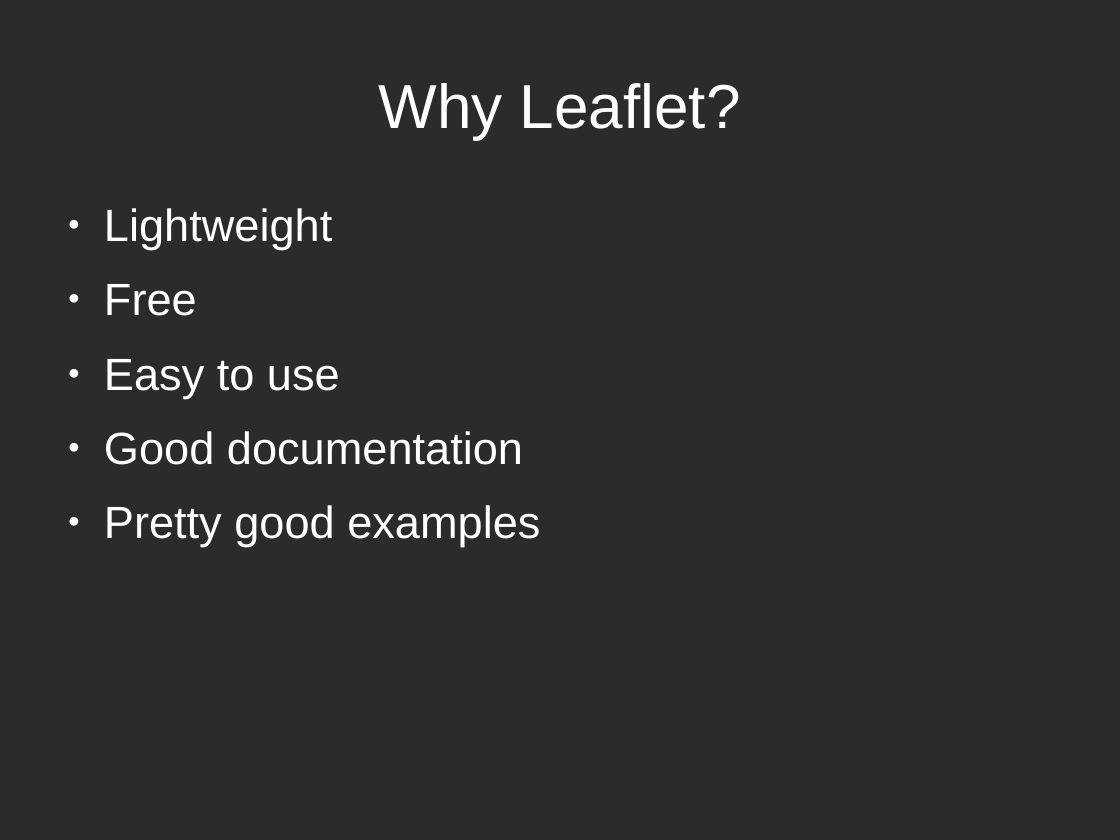
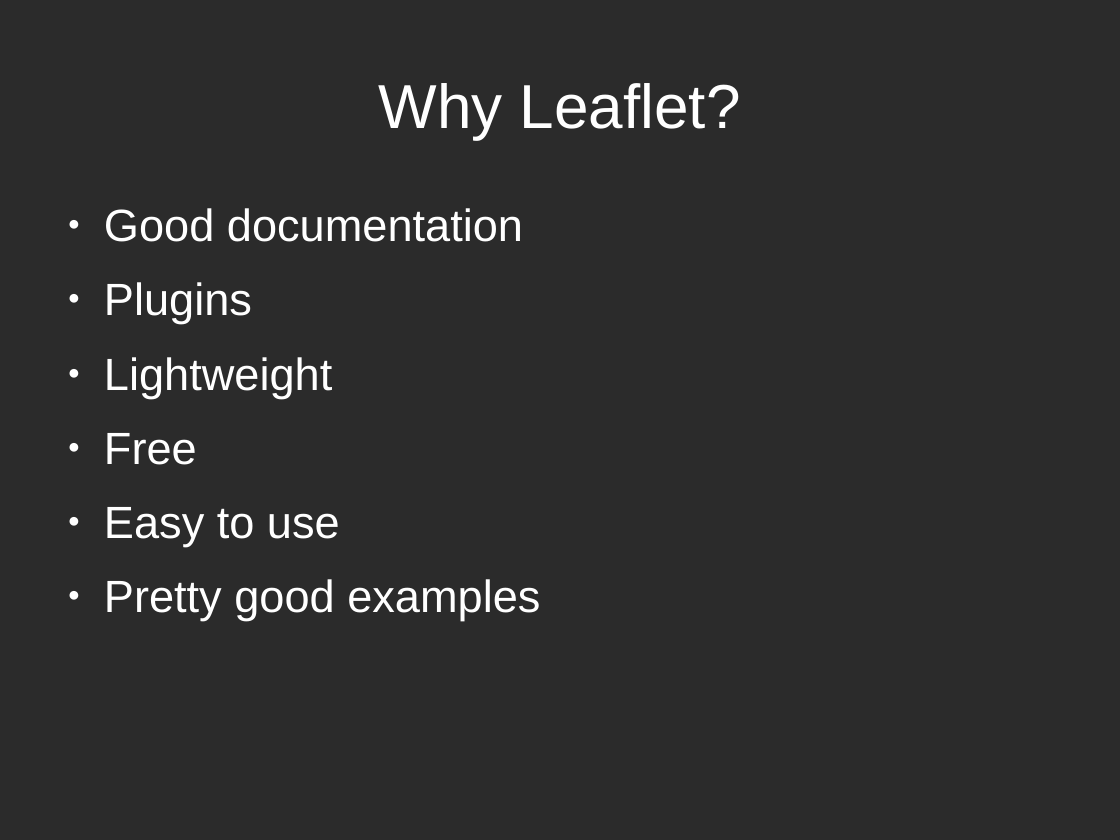
Before and after one commit to stuporglue/leaflet-crash-course, a slide deck: slide 8 of Presentation.odp. Drawn at 1120x840 pixels with LibreOffice and Linux fonts; fonts in the diff are those of the drawing; background and template pictures are left out; a plain dark background stands for a picture behind light text. Boxes give left, top, right and bottom in pixels: in the first picture for what was removed or moved away, otherwise in the second. Text is boxed around its words. In the diff, an @@ line names an element or a change of style, - is before the commit and + after.

Commit message:
Presentation Ready

```diff
--- a/Presentation.odp
+++ b/Presentation.odp
@@ text at (104,208,523,324): paragraphs added @@
+● Good documentation
+● Plugins
@@ text at (104,431,523,465): paragraph removed @@
-● Good documentation
```
Also in this commit, not shown: 1 other slide changed, 22 slides added, 1 slide removed.
